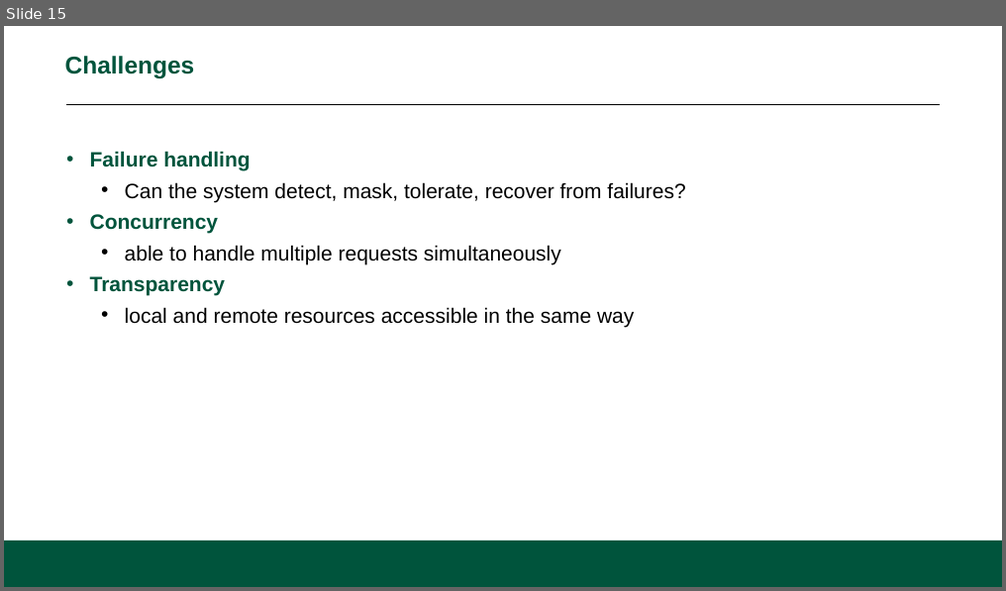
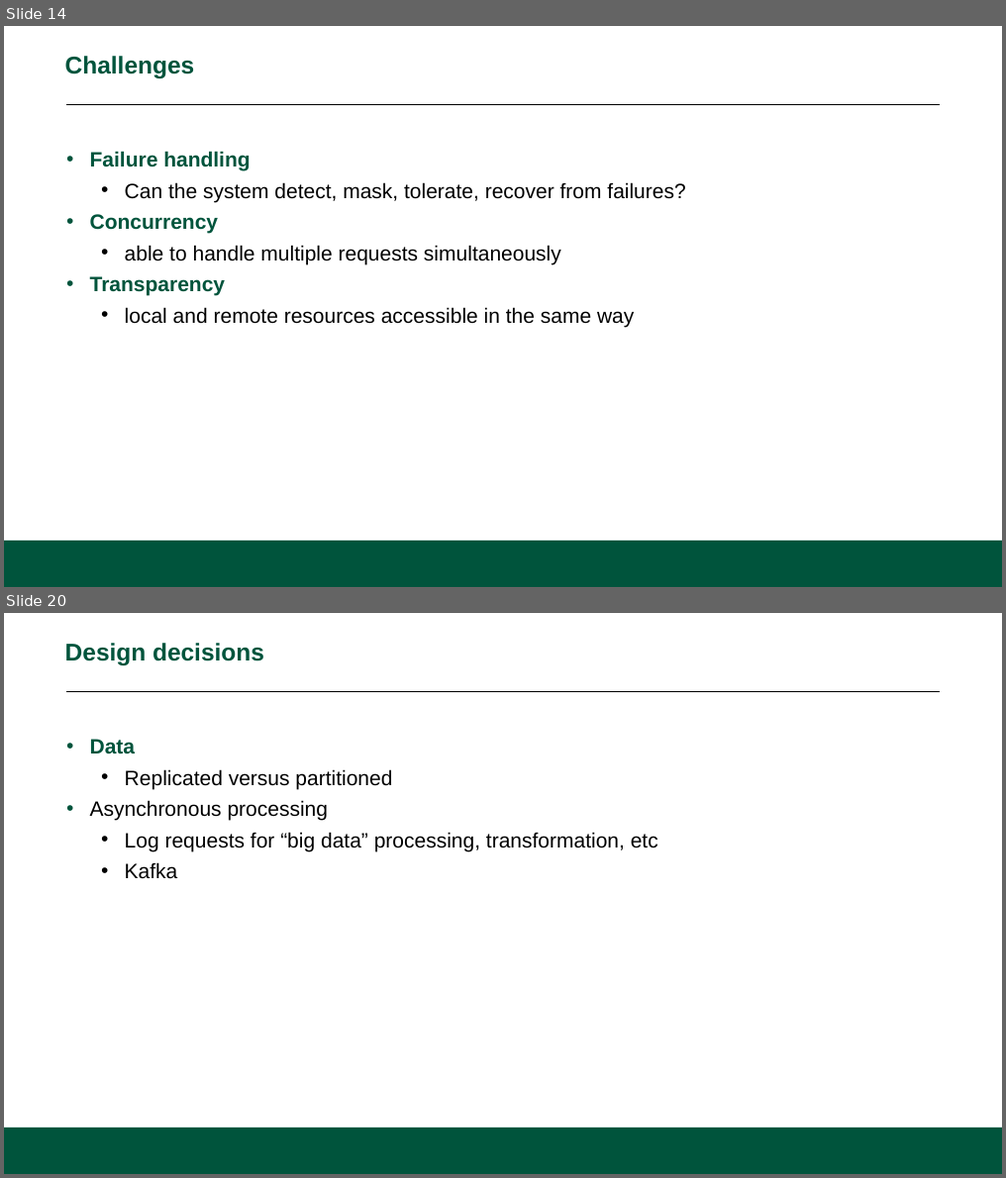
Before and after one commit to CS601-F15/lectures, a slide deck: slides/dsdoverview.pptx. Shown one above the other, each under a label of ours: slide 15 before the commit, slides 14 and 20 after it; the slides between them are not shown. The pictures are 1006x591 and 1006x1178 pixels, drawn with LibreOffice and Linux fonts; fonts in the diff are those of the drawing; background and template pictures are left out. Boxes give left, top, right and bottom in pixels: in the first picture for what was removed or moved away, otherwise in the second. Text is boxed around its words. In the diff, an @@ line names an element or a change of style, - is before the commit and + after.

```diff
--- a/slides/dsdoverview.pptx
+++ b/slides/dsdoverview.pptx
@@ slide 20 added at [4, 613, 1002, 1174], background #FFFFFF; not listed: 2 template elements that a slide beside it also shows @@
@@ title added at [65, 643, 264, 666], 28 pt, text #00543C, bold @@
+Design decisions
@@ text added at [90, 739, 658, 878], 24 pt, text #000000 @@
+• Data
+      • Replicated versus partitioned
+    • Asynchronous processing
+      • Log requests for “big data” processing, transformation, etc
+      • Kafka
@@ what was slide 15 is now slide 14 @@
```
Also in this commit, not shown: 5 other slides added, 2 slides removed.
